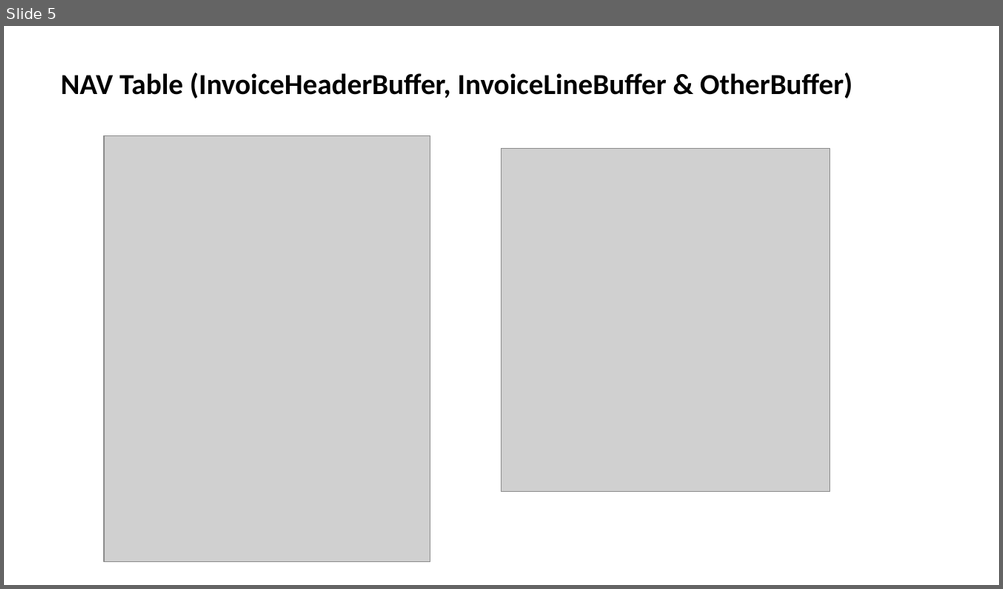
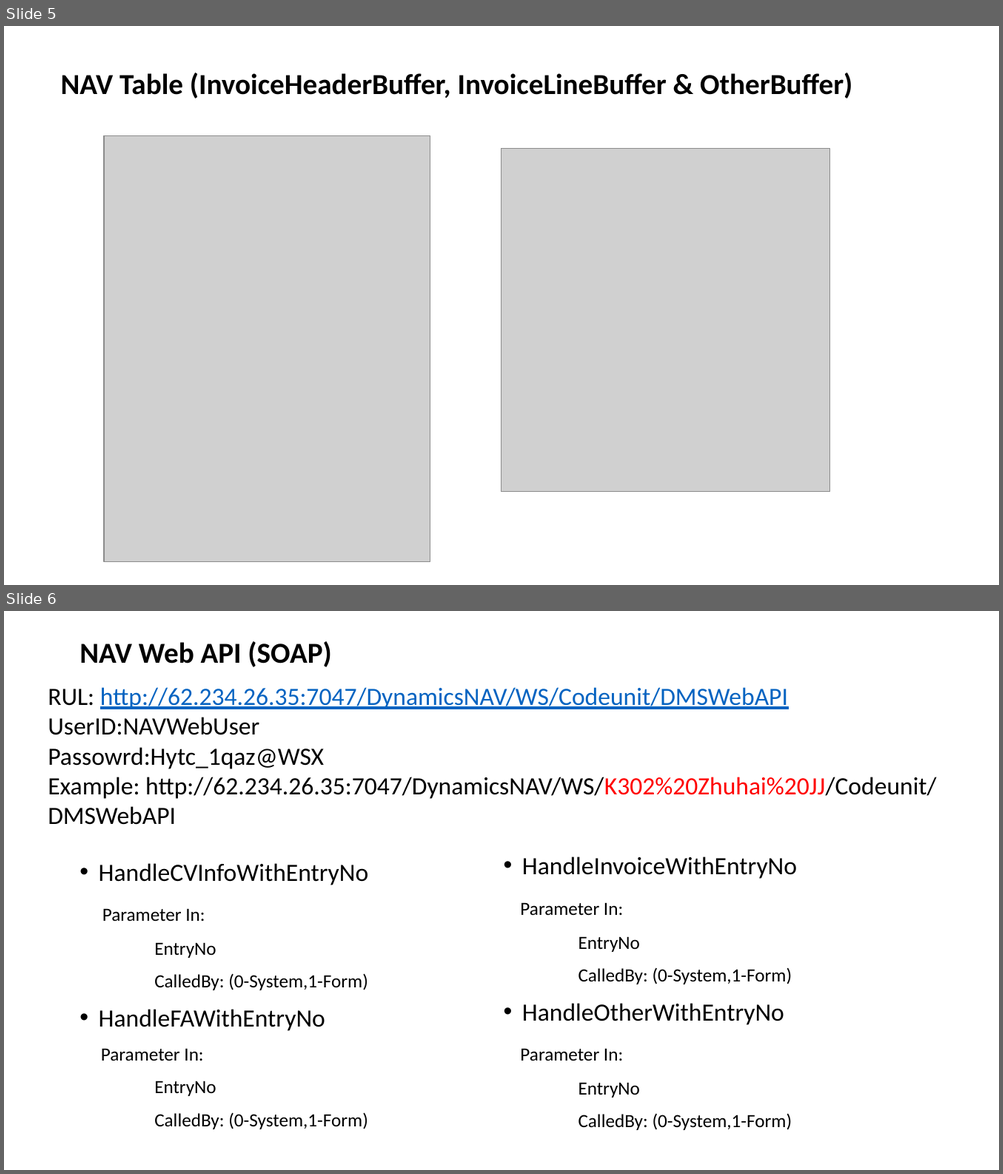
Before and after one commit to shingler/4S-Stores-Data-Integration, a slide deck: docs/Database.pptx. Shown one above the other, each under a label of ours: slide 5 before the commit, slides 5 and 6 after it. The pictures are 1003x589 and 1003x1174 pixels, drawn with LibreOffice and Linux fonts; fonts in the diff are those of the drawing; grey boxes stand for pictures. Boxes give left, top, right and bottom in pixels: in the first picture for what was removed or moved away, otherwise in the second. Text is boxed around its words. In the diff, an @@ line names an element or a change of style, - is before the commit and + after.

```diff
--- a/docs/Database.pptx
+++ b/docs/Database.pptx
@@ slide 6 added at (4, 611, 999, 1170), background #FFFFFF @@
@@ title added at (79, 641, 331, 667), 28 pt, text #000000, bold @@
+NAV Web API (SOAP)
@@ text added at (48, 687, 936, 825), 24 pt, text #000000 @@
+RUL: http://62.234.26.35:7047/DynamicsNAV/WS/Codeunit/DMSWebAPI
+UserID:NAVWebUser
+Passowrd:Hytc_1qaz@WSX
+Example: http://62.234.26.35:7047/DynamicsNAV/WS/K302%20Zhuhai%20JJ/Codeunit/DMSWebAPI
@@ text added at (99, 863, 369, 1130), 18 pt, text #000000 @@
+• HandleCVInfoWithEntryNo
+Parameter In:
+EntryNo
+CalledBy: (0-System,1-Form)
+• HandleFAWithEntryNo
+Parameter In:
+EntryNo
+CalledBy: (0-System,1-Form)
@@ text added at (520, 857, 797, 1130), 18 pt, text #000000 @@
+• HandleInvoiceWithEntryNo
+Parameter In:
+EntryNo
+CalledBy: (0-System,1-Form)
+• HandleOtherWithEntryNo
+Parameter In:
+EntryNo
+CalledBy: (0-System,1-Form)
```
Also in this commit, not shown: 4 other files.
